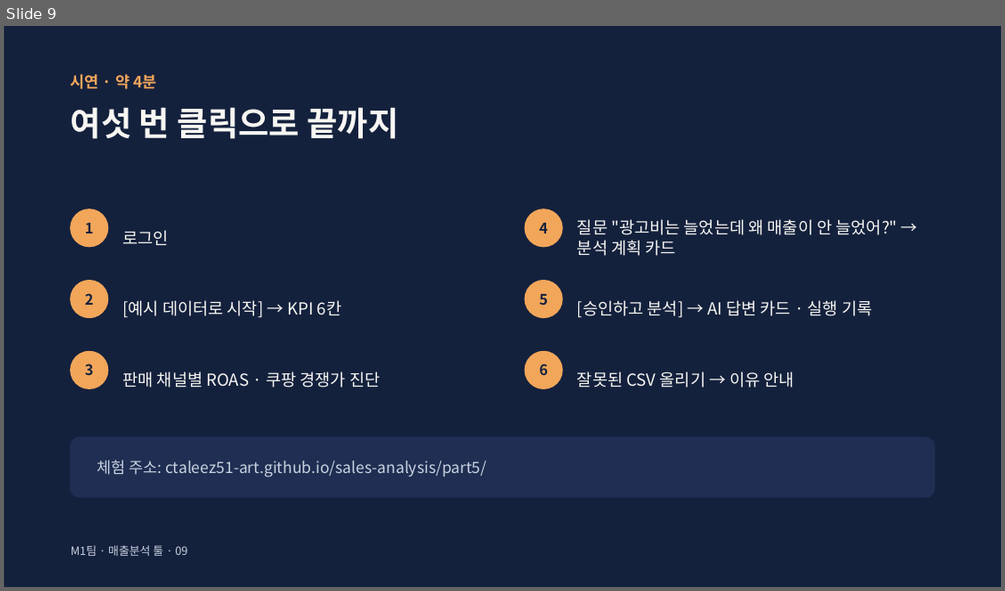
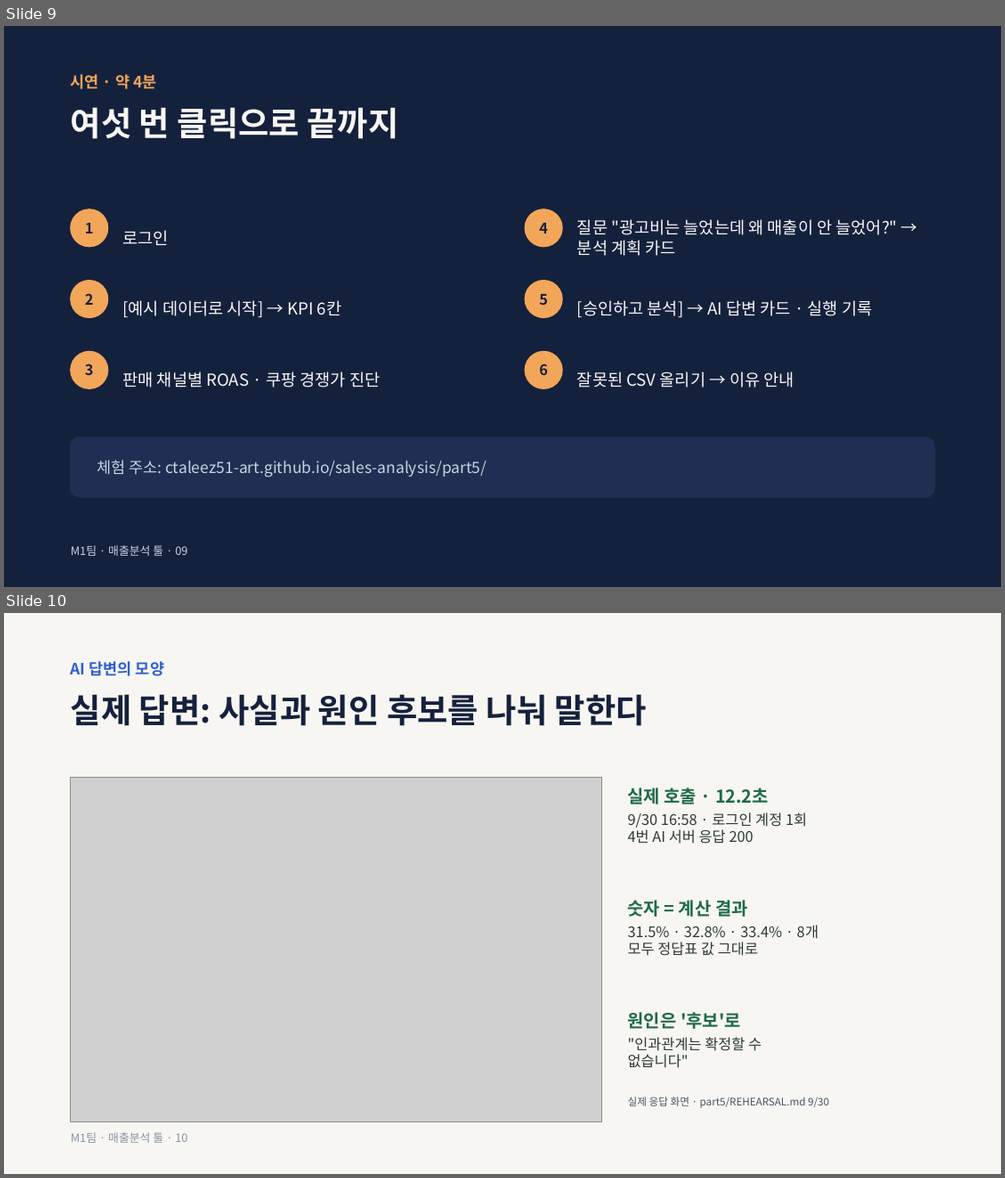
Before and after one commit to ctaleez51-art/sales-analysis, a slide deck: docs/presentation/M1_presentation_draft_v0.1.pptx. Shown one above the other, each under a label of ours: slide 9 before the commit, slides 9 and 10 after it. The pictures are 1005x591 and 1005x1178 pixels, drawn with LibreOffice and Linux fonts; fonts in the diff are those of the drawing; grey boxes stand for pictures. Boxes give left, top, right and bottom in pixels: in the first picture for what was removed or moved away, otherwise in the second. Text is boxed around its words. In the diff, an @@ line names an element or a change of style, - is before the commit and + after.

```diff
--- a/docs/presentation/M1_presentation_draft_v0.1.pptx
+++ b/docs/presentation/M1_presentation_draft_v0.1.pptx
@@ slide 10 added at <box>4,613,1001,1174</box>, background #F7F6F2 @@
@@ text added at <box>71,661,164,676</box>, 15 pt, text #2F5FD0, bold @@
+AI 답변의 모양
@@ text added at <box>71,694,647,726</box>, 32 pt, text #14213D, bold @@
+실제 답변: 사실과 원인 후보를 나눠 말한다
@@ picture added at <box>71,778,601,1121</box> @@
@@ text added at <box>628,787,807,844</box>, 14 pt, text #2D3B33 @@
+실제 호출 · 12.2초
+9/30 16:58 · 로그인 계정 1회
+4번 AI 서버 응답 200
@@ text added at <box>628,900,818,956</box>, 14 pt, text #2D3B33 @@
+숫자 = 계산 결과
+31.5% · 32.8% · 33.4% · 8개
+모두 정답표 값 그대로
@@ text added at <box>628,1012,761,1068</box>, 14 pt, text #2D3B33 @@
+원인은 '후보'로
+"인과관계는 확정할 수
+없습니다"
@@ text added at <box>628,1096,829,1108</box>, 10 pt, text #4A5568 @@
+실제 응답 화면 · part5/REHEARSAL.md 9/30
@@ text added at <box>71,1132,187,1143</box>, 11 pt, text #8A93A6 @@
+M1팀 · 매출분석 툴 · 10
```
Also in this commit, not shown: 1 slide removed, 2 other files.
